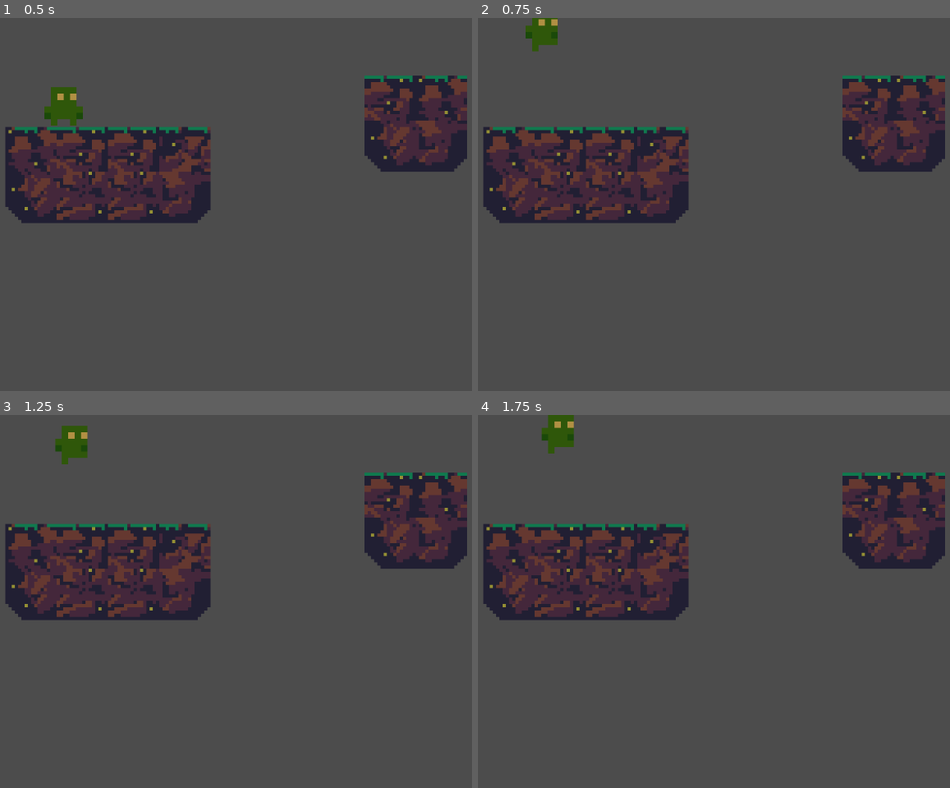
Above: before the commit, frames 1-4 (two rows, left to right).
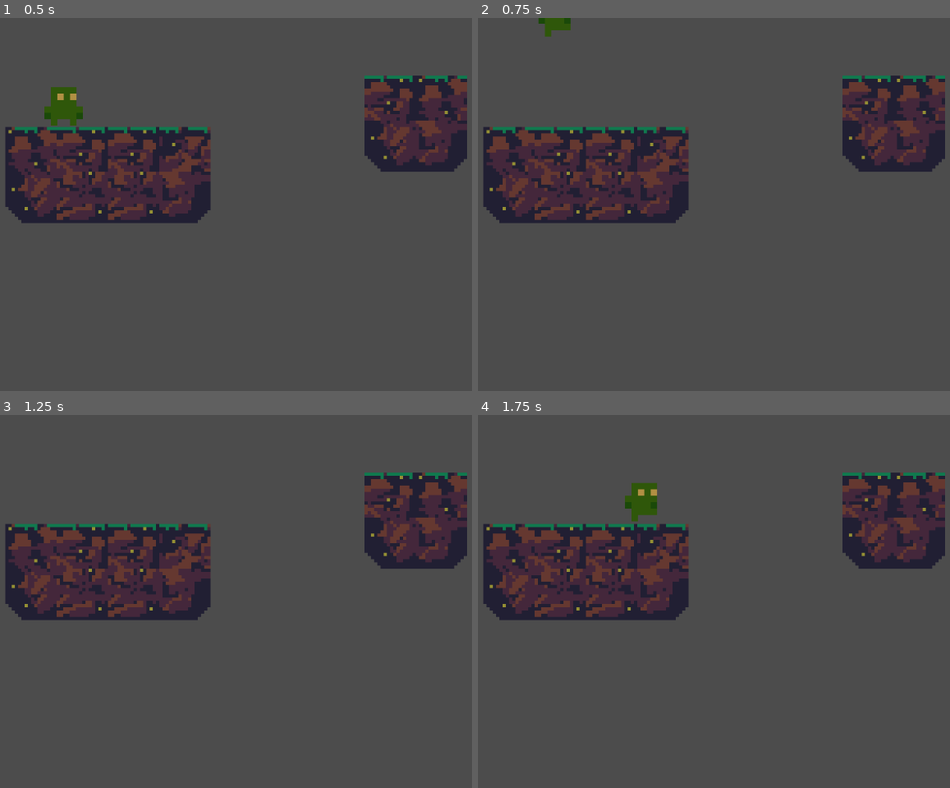
Above: after the commit, the same moments.

Repository: superbadgames/project-seedling
Game: Godot game, scene res://Levels/TestLevel.tscn
The game is run twice, just before and just after one commit, with the same random seed, the same clock (stepped at 60 frames per second) and the same inputs.
Inputs:
- Up to frame 1 (0.5 s): no input
- Up to frame 2 (0.75 s): tap Enter at 0.5 s; hold D (move_right) from 0.53 s (still down); hold Space (jump) from 0.53 s (still down)
- Up to frame 3 (1.25 s): keep holding D (move_right); keep holding Space (jump)
- Up to frame 4 (1.75 s): keep holding D (move_right); release Space (jump) at 1.28 s; tap Space (jump) at 1.35, 1.52 s

Frame 1 is identical in both runs. In frame 2, 0.5% of the frame differs, in the area x 10-20%, y 0-10%; in frame 3, 0.6%; in frame 4, 1.1%, in the area x 13-38%, y 0-29%.

Commit message:
refactor: save return value of move_and_slide to fix previously reported movement issues in the basic movement script.

Diff:
--- a/Entities/Characters/Seedling/Seedling.gd
+++ b/Entities/Characters/Seedling/Seedling.gd
@@ -1,9 +1,11 @@
 extends KinematicBody2D
 
 const UP : Vector2 = Vector2.UP
-const GRAVITY : float = 20.0
-const move_speed : float = 25.0
-const jump_power : float = 500.0
+const GRAVITY : float = 3.0
+# 100 felt too slow, 150 too fast, maybe change later when there are levels to
+# test
+const move_speed : float = 125.0
+const jump_power : float = 100.0
 
 onready var animatedSprite = $AnimatedSprite
 
@@ -11,14 +13,13 @@
 var can_jump : bool = true
 
 
-func _ready():
-	pass # Replace with function body.
-
-
 func _process(delta):
 	move()
 	apply_gravity()
-	move_and_slide(move_velocity * move_speed, UP)
+	# VERY IMPORTANT!
+	# Without saving the return value from move_and_slide, is_on_floor will
+	# in correctly return.
+	move_velocity = move_and_slide(move_velocity * move_speed, UP)
 
 
 func apply_gravity():
@@ -33,20 +34,23 @@
 
 
 func move():
+	# Change x and y values of move_velocity independently.
+	# Compute X value
 	if Input.is_action_pressed("move_right"):
 		print("move right")
-		move_velocity = Vector2.RIGHT
+		move_velocity.x = Vector2.RIGHT.x
 		animatedSprite.play("walk")
 		animatedSprite.flip_h = false
 	elif Input.is_action_pressed("move_left"):
 		print("move left")
-		move_velocity = Vector2.LEFT
+		move_velocity.x = Vector2.LEFT.x
 		animatedSprite.play("walk")
 		animatedSprite.flip_h = true
 	else:
-		move_velocity = Vector2.ZERO
+		move_velocity.x = Vector2.ZERO.x
 		animatedSprite.play("idle")
 
+	# Compute Y value
 	if Input.is_action_pressed("jump") and can_jump:
 		move_velocity.y = -jump_power
 		animatedSprite.play("jump")
Not shown: 2 places in Entities/Characters/Seedling/Seedling.tscn that only renumber resources
